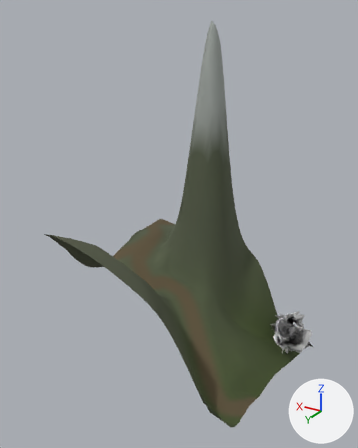
Two versions of the glTF model eloria-assets/maps/nymara-regions/mirrorhold/chunks/07_06/world.glb, one commit apart.
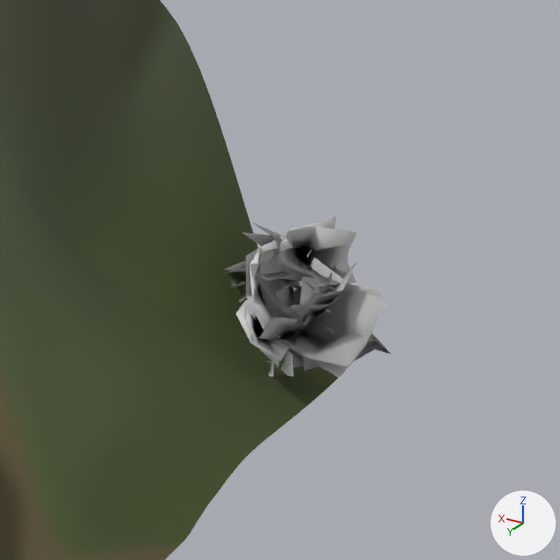
Each version appears first whole from a 50 mm lens placed at (-229.5, 217.6, 243.9), pointed at (-116.9, 30.0, 150.1), and next in a close-up on the part from 59% to 100% of the width and 57% to 90% of the height. Every picture has the same lights, and +X, +Y and +Z are marked at lower right. The first two pictures are the older version. Where no turn or scale is listed for an object, it has been applied to the vertices.

In view in the first close-up: 'Grove_00076_Tree_0006_burnt_snag_Wood', 'Grove_00084_Tree_0478_amber_oak_Canopy', 'Grove_00084_Tree_0478_amber_oak_Wood', 'Terrain_mirrorhold_07_06'.
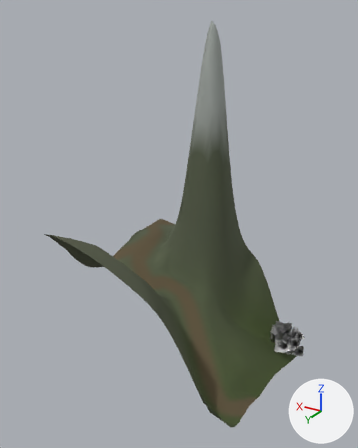
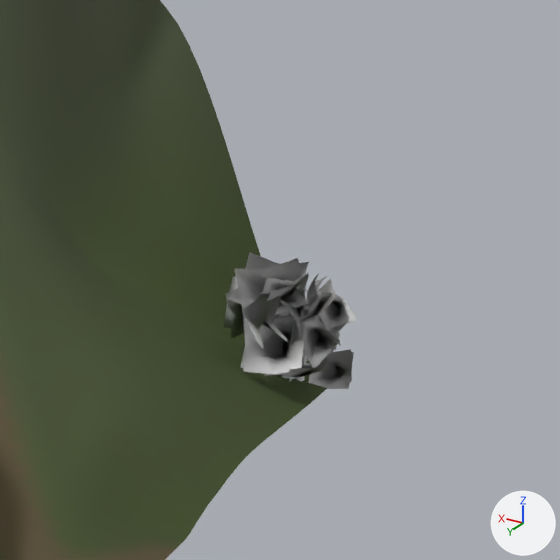
Not visible in the close-ups: 'Grove_00075_Tree_0733_pale_birch_Wood'.

Patch to the scene script:
```diff
--- a/eloria-assets/maps/nymara-regions/mirrorhold/chunks/07_06/world.glb.py
+++ b/eloria-assets/maps/nymara-regions/mirrorhold/chunks/07_06/world.glb.py
@@ me_tree_dark_pine_v1_low_canopy @@
+me_tree_dark_pine_v1_low_canopy.from_pydata(...)  # 136 vertices, 128 faces; spans x -7.0..7.4, y -7.7..8.6, z -0.6..18.8
+me_tree_dark_pine_v1_low_canopy.materials.append(mat_foliage_rust)  # its picture is missing
@@ me_tree_dark_pine_v1_low_wood @@
+me_tree_dark_pine_v1_low_wood.from_pydata(...)  # 282 vertices, 442 faces; spans x -4.9..5.0, y -5.5..5.3, z -0.3..16.4
+me_tree_dark_pine_v1_low_wood.materials.append(mat_bark_dark)  # its picture is missing
@@ me_tree_pale_birch_v1_low_canopy @@
+me_tree_pale_birch_v1_low_canopy.from_pydata(...)  # 136 vertices, 128 faces; spans x -8.1..6.7, y -7.9..7.7, z 3.9..23.1
+me_tree_pale_birch_v1_low_canopy.materials.append(mat_foliage_rust)  # its picture is missing
@@ me_tree_pale_birch_v1_low_wood @@
+me_tree_pale_birch_v1_low_wood.from_pydata(...)  # 224 vertices, 354 faces; spans x -3.2..5.6, y -3.8..6.3, z 0.0..19.1
+me_tree_pale_birch_v1_low_wood.materials.append(mat_bark_oak)  # its picture is missing
@@ ob_grove_00076_tree_0006_burnt_snag_wood @@
-ob_grove_00076_tree_0006_burnt_snag_wood = bpy.data.objects.new('Grove_00076_Tree_0006_burnt_snag_Wood', me_tree_burnt_snag_v2_low_wood)
-ob_grove_00076_tree_0006_burnt_snag_wood.location = (-162.1, -6.9, 68.2)
@@ ob_grove_00084_tree_0478_amber_oak_wood @@
-ob_grove_00084_tree_0478_amber_oak_wood = bpy.data.objects.new('Grove_00084_Tree_0478_amber_oak_Wood', me_tree_amber_oak_v2_low_wood)
-ob_grove_00084_tree_0478_amber_oak_wood.location = (-162.9, -11.9, 65.4)
@@ ob_grove_00084_tree_0478_amber_oak_canopy @@
-ob_grove_00084_tree_0478_amber_oak_canopy = bpy.data.objects.new('Grove_00084_Tree_0478_amber_oak_Canopy', me_tree_amber_oak_v2_low_canopy)
-ob_grove_00084_tree_0478_amber_oak_canopy.location = (-162.9, -11.9, 65.4)
@@ ob_grove_00083_tree_0683_dark_pine_canopy @@
+ob_grove_00083_tree_0683_dark_pine_canopy = bpy.data.objects.new('Grove_00083_Tree_0683_dark_pine_Canopy', me_tree_dark_pine_v1_low_canopy)
+ob_grove_00083_tree_0683_dark_pine_canopy.location = (-165.1, -11.1, 66.0)
@@ ob_grove_00083_tree_0683_dark_pine_wood @@
+ob_grove_00083_tree_0683_dark_pine_wood = bpy.data.objects.new('Grove_00083_Tree_0683_dark_pine_Wood', me_tree_dark_pine_v1_low_wood)
+ob_grove_00083_tree_0683_dark_pine_wood.location = (-165.1, -11.1, 66.0)
@@ ob_grove_00075_tree_0733_pale_birch_canopy @@
+ob_grove_00075_tree_0733_pale_birch_canopy = bpy.data.objects.new('Grove_00075_Tree_0733_pale_birch_Canopy', me_tree_pale_birch_v1_low_canopy)
+ob_grove_00075_tree_0733_pale_birch_canopy.location = (-161.4, -6.3, 68.2)
@@ ob_grove_00075_tree_0733_pale_birch_wood @@
+ob_grove_00075_tree_0733_pale_birch_wood = bpy.data.objects.new('Grove_00075_Tree_0733_pale_birch_Wood', me_tree_pale_birch_v1_low_wood)
+ob_grove_00075_tree_0733_pale_birch_wood.location = (-161.4, -6.3, 68.2)
```

Location of each change, (x1, y1, x2, y2) in pixels of the close-ups (560 x 560 px):
'Grove_00084_Tree_0478_amber_oak_Canopy', deleted: before (224, 217, 391, 377)
'Grove_00075_Tree_0733_pale_birch_Canopy', added: after (224, 252, 335, 374)
'Grove_00083_Tree_0683_dark_pine_Canopy', added: after (268, 275, 357, 389)
'Grove_00084_Tree_0478_amber_oak_Wood', deleted (mostly hidden): before (281, 250, 331, 377)
'Grove_00083_Tree_0683_dark_pine_Wood', added (mostly hidden): after (290, 287, 318, 381)
'Grove_00076_Tree_0006_burnt_snag_Wood', deleted: before (267, 360, 278, 377)
